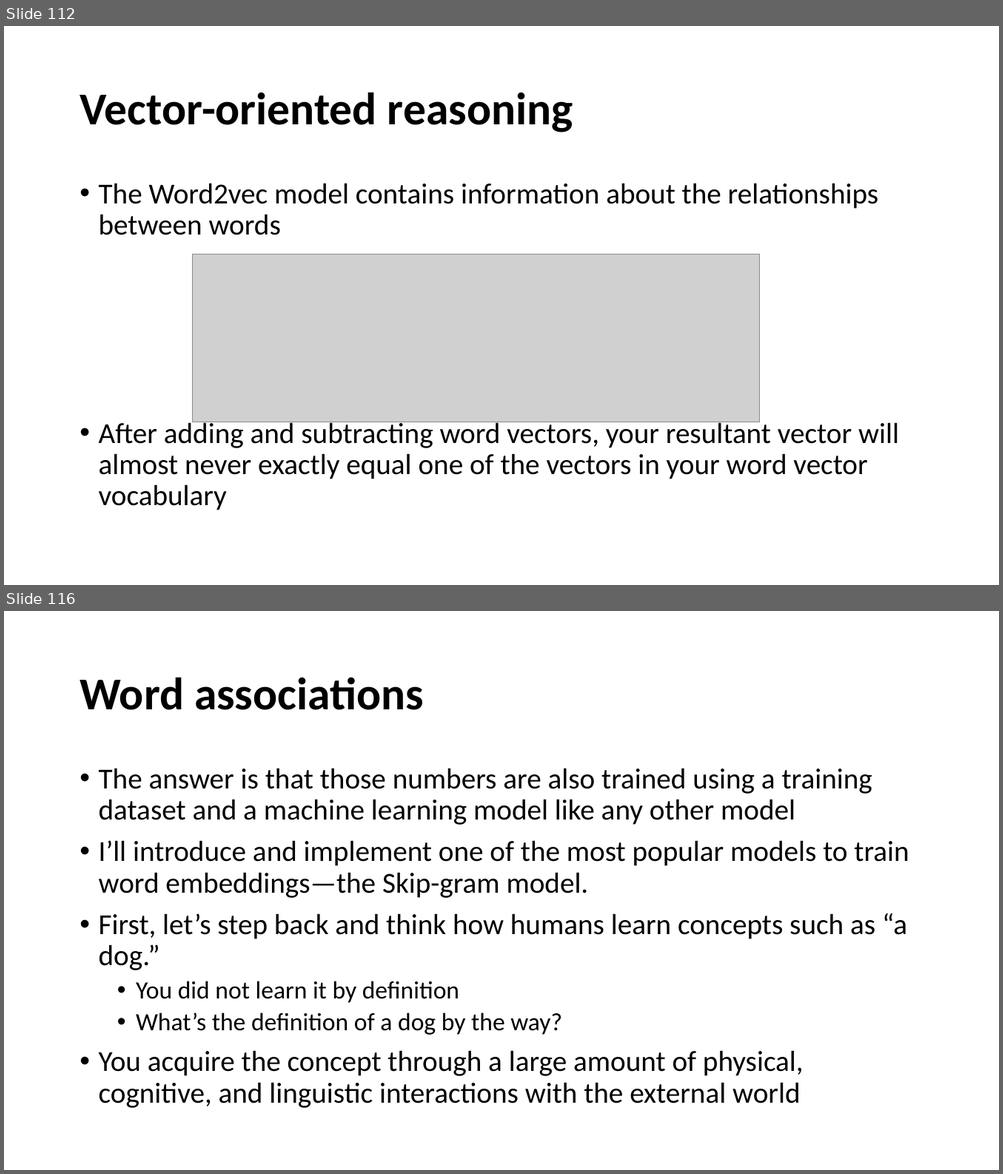
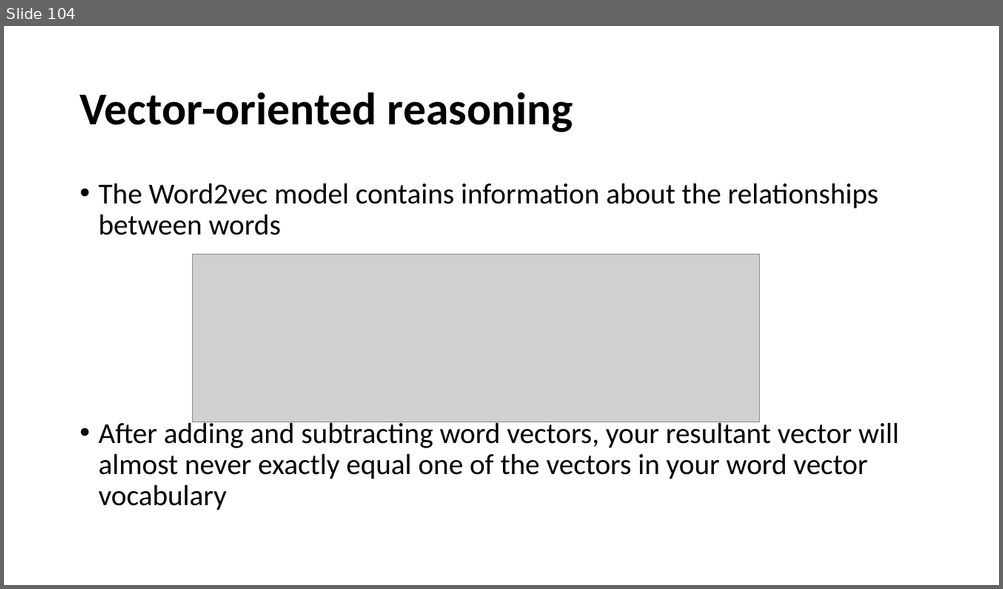
Before and after one commit to YeabinMoonEcon/BUS211, a slide deck: BUS243_NLP/lecture_notes/Lecture6_2.pptx. Shown one above the other, each under a label of ours: slides 112 and 116 before the commit, slide 104 after it; the slides between them are not shown. The pictures are 1003x1174 and 1003x589 pixels, drawn with LibreOffice and Linux fonts; fonts in the diff are those of the drawing; grey boxes stand for pictures. Boxes give left, top, right and bottom in pixels: in the first picture for what was removed or moved away, otherwise in the second. Text is boxed around its words. In the diff, an @@ line names an element or a change of style, - is before the commit and + after.

```diff
--- a/BUS243_NLP/lecture_notes/Lecture6_2.pptx
+++ b/BUS243_NLP/lecture_notes/Lecture6_2.pptx
@@ slide 116 removed at (4,611,999,1170), background #FFFFFF @@
@@ title removed at (79,677,424,710) @@
-Word associations
@@ text removed at (99,768,908,1108) @@
-• The answer is that those numbers are also trained using a training dataset and a machine learning model like any other model
-• I’ll introduce and implement one of the most popular models to train word embeddings—the Skip-gram model.
-• First, let’s step back and think how humans learn concepts such as “a dog.”
-  • You did not learn it by definition
-  • What’s the definition of a dog by the way?
-• You acquire the concept through a large amount of physical, cognitive, and linguistic interactions with the external world
@@ what was slide 112 is now slide 104 @@
```
Also in this commit, not shown: 5 slides changed, 6 slides added, 16 other slides removed.
